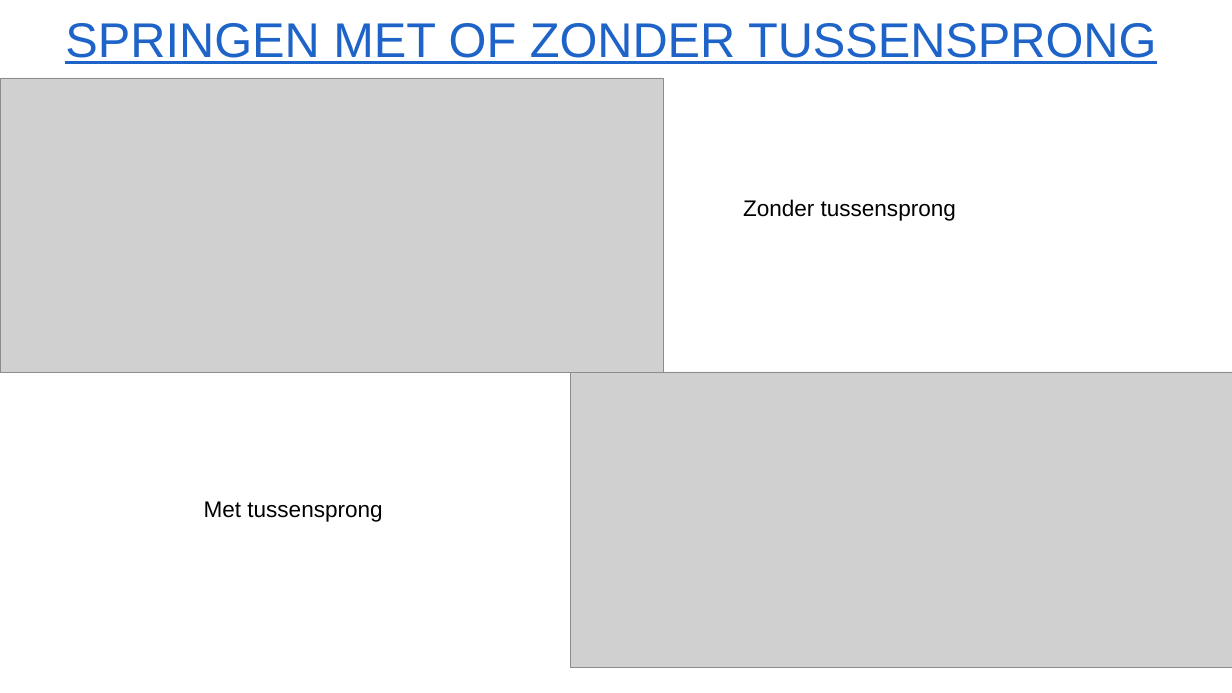
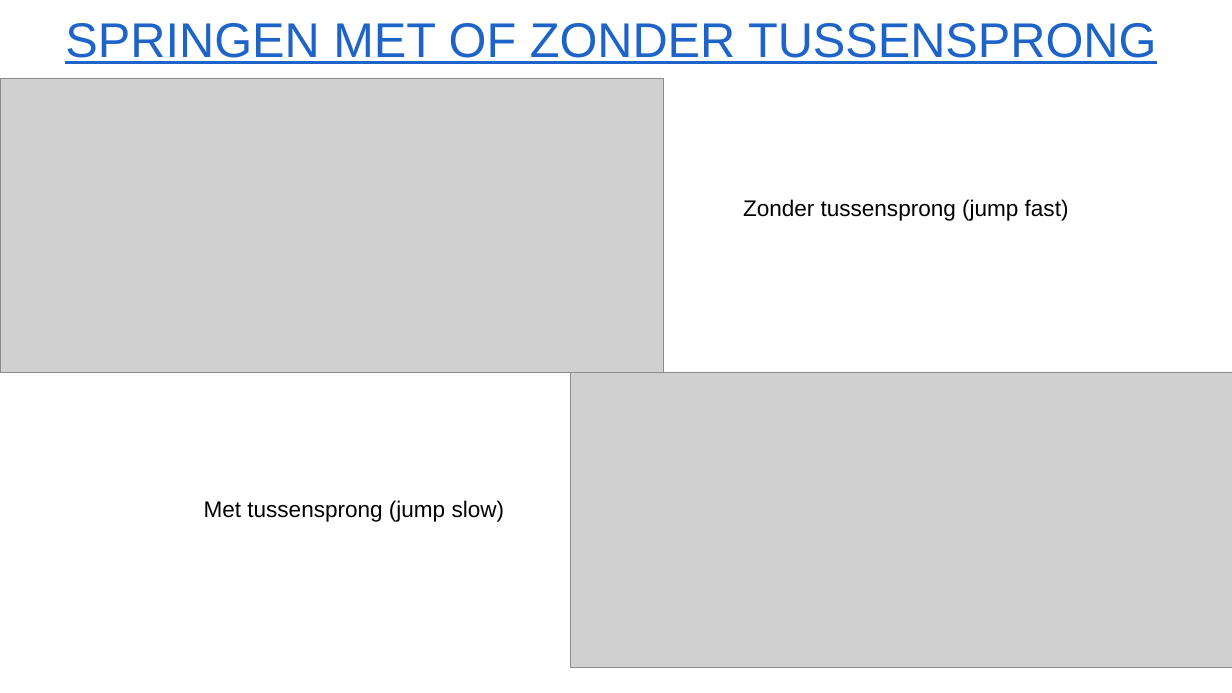
Before and after one commit to ethienpont/Ontwerp-en-ontwikkeling-van-een-Android-gezondheidsapplicatie-gefocust-op-rope-skipping, a slide deck: slide 4 of presentatie - 19 april.pptx. Drawn at 1232x693 pixels with LibreOffice and Linux fonts; fonts in the diff are those of the drawing; grey boxes stand for pictures; background and template pictures are left out. Boxes give left, top, right and bottom in pixels: in the first picture for what was removed or moved away, otherwise in the second. Text is boxed around its words. In the diff, an @@ line names an element or a change of style, - is before the commit and + after.

```diff
--- a/presentatie - 19 april.pptx
+++ b/presentatie - 19 april.pptx
@@ text at <box>743,199,1069,221</box>: text changed @@
-Zonder tussensprong
+Zonder tussensprong (jump fast)
@@ text at <box>204,500,505,522</box>: text changed @@
-Met tussensprong
+Met tussensprong (jump slow)
```
Also in this commit, not shown: 6 other slides changed, 1 slide added, 17 other files.
